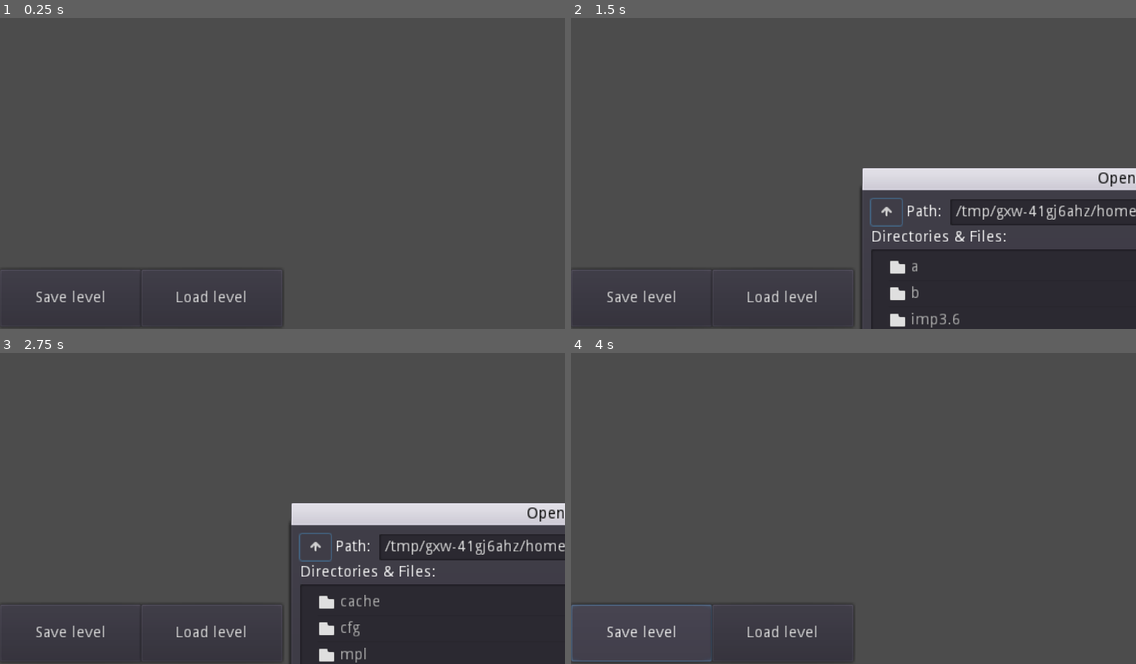
Above: before the commit, frames 1-4 (two rows, left to right).
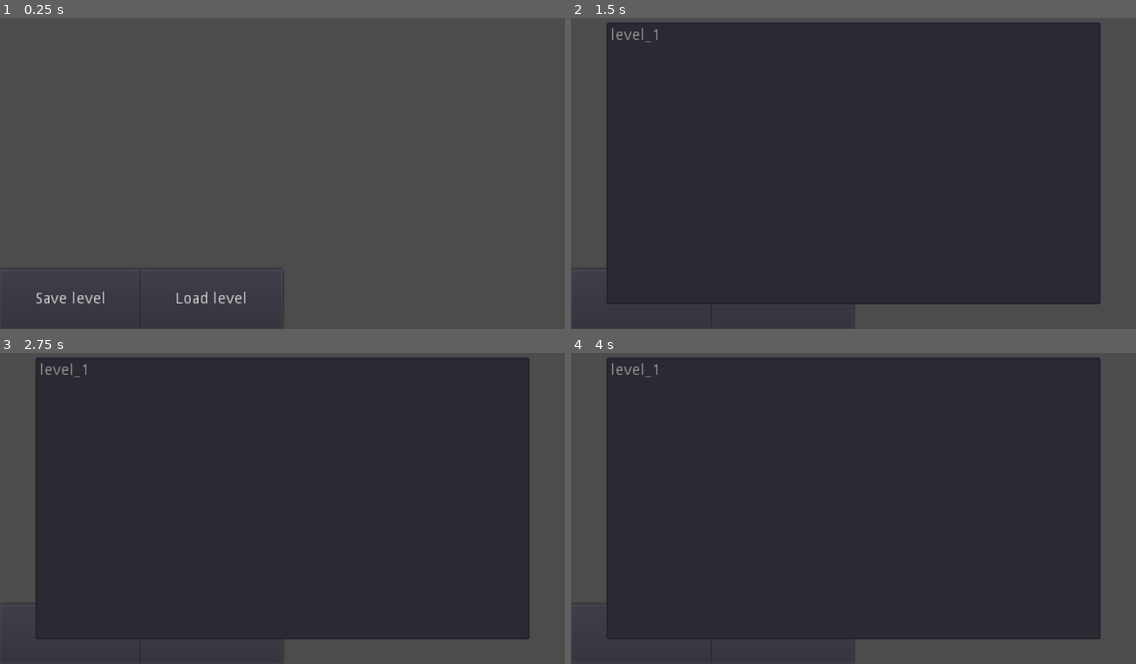
Above: after the commit, the same moments.

Repository: TaeKwonZeus/flow-godot
Game: Godot game, scene res://scenes/Main.tscn
The game is run twice, just before and just after one commit, with the same random seed, the same clock (stepped at 60 frames per second) and the same inputs.
Inputs (mouse positions are in pixels of both pictures, inside the frame that each line leads up to):
- Up to frame 1 (0.25 s): no input
- Up to frame 2 (1.5 s): click "Load level" at 0.5 s; click (887, 210) at 1.27 s
- Up to frame 3 (2.75 s): click (316, 545) at 2.02 s
- Up to frame 4 (4 s): click "Save level" at 2.75 s; hold D (move_right) from 3.53 s (still down); hold Z (undo) from 3.53 s (still down)

The runs differ from the first frame. In frame 1, 0.3% of the frame differs, in the area x 6-44%, y 87-92%; in frame 2, 66%; in frame 3, 66%; in frame 4, 77%, in the area x 0-94%, y 1-100%.
Error before the commit: Attempt to call function 'is_active' in base 'null instance' on a null instance. (res://scripts/grid/game_grid.gd:25)
Error after the commit: Attempt to call function 'is_active' in base 'null instance' on a null instance. (res://scripts/grid/game_grid.gd:28)

Commit message:
added listing level files

Diff:
--- a/main/levels/level_1.json
+++ b/main/levels/level_1.json
@@ -1 +1 @@
-[{"position":[-16,16],"rotation":0,"type":"Player"},{"position":[80,-16],"rotation":90,"type":"Straight"},{"position":[112,-16],"rotation":0,"type":"Corner"},{"position":[144,-16],"rotation":0,"type":"Corner"},{"position":[48,-16],"rotation":0,"type":"T"},{"position":[48,-48],"rotation":0,"type":"X"},{"position":[ …(138 unchanged characters)…
+[{"position":[48,-48],"rotation":0,"type":"Player"},{"position":[80,-16],"rotation":90,"type":"Straight"},{"position":[112,-16],"rotation":0,"type":"Corner"},{"position":[144,-16],"rotation":0,"type":"Corner"},{"position":[48,-80],"rotation":0,"type":"T"},{"position":[48,-112],"rotation":0,"type":"X"},{"position":[ …(138 unchanged characters)…
--- a/main/nodes/Brick.tscn
+++ /dev/null
@@ -1,23 +0,0 @@
-[gd_scene load_steps=3 format=2]
-
-[ext_resource path="res://sprites/brick.png" type="Texture" id=1]
-[ext_resource path="res://scripts/grid/blocks/objects/brick.gd" type="Script" id=2]
-
-
-
-
-
-
-
-
-
-
-
-
-[node name="Brick" type="Node2D"]
-script = ExtResource( 2 )
-
-[node name="Sprite" type="Sprite" parent="."]
-texture = ExtResource( 1 )
-
-[node name="Tween" type="Tween" parent="."]
--- a/main/nodes/Jar.tscn
+++ /dev/null
@@ -1,23 +0,0 @@
-[gd_scene load_steps=3 format=2]
-
-[ext_resource path="res://sprites/jar/jar_empty.png" type="Texture" id=1]
-[ext_resource path="res://scripts/grid/blocks/objects/jar.gd" type="Script" id=2]
-
-
-
-
-
-
-
-
-
-
-
-
-
-
-[node name="Jar" type="Node2D"]
-script = ExtResource( 2 )
-
-[node name="Sprite" type="Sprite" parent="."]
-texture = ExtResource( 1 )
--- a/main/nodes/Wall.tscn
+++ /dev/null
@@ -1,19 +0,0 @@
-[gd_scene load_steps=3 format=2]
-
-[ext_resource path="res://sprites/wall.png" type="Texture" id=1]
-[ext_resource path="res://scripts/grid/blocks/block.gd" type="Script" id=2]
-
-
-
-
-
-
-
-
-
-
-[node name="Wall" type="Node2D"]
-script = ExtResource( 2 )
-
-[node name="Sprite" type="Sprite" parent="."]
-texture = ExtResource( 1 )
--- /dev/null
+++ b/main/nodes/blocks/objects/Brick.tscn
@@ -0,0 +1,12 @@
+[gd_scene load_steps=3 format=2]
+
+[ext_resource path="res://scripts/grid/blocks/objects/brick.gd" type="Script" id=1]
+[ext_resource path="res://sprites/brick.png" type="Texture" id=2]
+
+[node name="Brick" type="Node2D"]
+script = ExtResource( 1 )
+
+[node name="Sprite" type="Sprite" parent="."]
+texture = ExtResource( 2 )
+
+[node name="Tween" type="Tween" parent="."]
--- /dev/null
+++ b/main/nodes/blocks/objects/Jar.tscn
@@ -0,0 +1,10 @@
+[gd_scene load_steps=3 format=2]
+
+[ext_resource path="res://scripts/grid/blocks/objects/jar.gd" type="Script" id=1]
+[ext_resource path="res://sprites/jar/jar_empty.png" type="Texture" id=2]
+
+[node name="Jar" type="Node2D"]
+script = ExtResource( 1 )
+
+[node name="Sprite" type="Sprite" parent="."]
+texture = ExtResource( 2 )
--- /dev/null
+++ b/main/nodes/blocks/objects/Wall.tscn
@@ -0,0 +1,10 @@
+[gd_scene load_steps=3 format=2]
+
+[ext_resource path="res://scripts/grid/blocks/block.gd" type="Script" id=1]
+[ext_resource path="res://sprites/wall.png" type="Texture" id=2]
+
+[node name="Wall" type="Node2D"]
+script = ExtResource( 1 )
+
+[node name="Sprite" type="Sprite" parent="."]
+texture = ExtResource( 2 )
--- /dev/null
+++ b/main/nodes/blocks/pipes/Straight.tscn
@@ -0,0 +1,12 @@
+[gd_scene load_steps=3 format=2]
+
+[ext_resource path="res://scripts/grid/blocks/pipes/straight_pipe.gd" type="Script" id=1]
+[ext_resource path="res://sprites/pipes/straight/straight_empty.png" type="Texture" id=2]
+
+[node name="Straight" type="Node2D"]
+script = ExtResource( 1 )
+
+[node name="Sprite" type="Sprite" parent="."]
+texture = ExtResource( 2 )
+
+[node name="Tween" type="Tween" parent="."]
--- /dev/null
+++ b/main/nodes/blocks/pipes/T.tscn
@@ -0,0 +1,12 @@
+[gd_scene load_steps=3 format=2]
+
+[ext_resource path="res://sprites/pipes/t/t_empty.png" type="Texture" id=1]
+[ext_resource path="res://scripts/grid/blocks/pipes/t_pipe.gd" type="Script" id=2]
+
+[node name="T" type="Node2D"]
+script = ExtResource( 2 )
+
+[node name="Sprite" type="Sprite" parent="."]
+texture = ExtResource( 1 )
+
+[node name="Tween" type="Tween" parent="."]
--- /dev/null
+++ b/main/nodes/blocks/pipes/X.tscn
@@ -0,0 +1,12 @@
+[gd_scene load_steps=3 format=2]
+
+[ext_resource path="res://sprites/pipes/x/x_empty.png" type="Texture" id=1]
+[ext_resource path="res://scripts/grid/blocks/pipes/x_pipe.gd" type="Script" id=2]
+
+[node name="X" type="Node2D"]
+script = ExtResource( 2 )
+
+[node name="Sprite" type="Sprite" parent="."]
+texture = ExtResource( 1 )
+
+[node name="Tween" type="Tween" parent="."]
--- a/main/nodes/pipes/Straight.tscn
+++ /dev/null
@@ -1,12 +0,0 @@
-[gd_scene load_steps=3 format=2]
-
-[ext_resource path="res://sprites/pipes/straight/straight_empty.png" type="Texture" id=1]
-[ext_resource path="res://scripts/grid/blocks/pipes/straight_pipe.gd" type="Script" id=2]
-
-[node name="Straight" type="Node2D"]
-script = ExtResource( 2 )
-
-[node name="Sprite" type="Sprite" parent="."]
-texture = ExtResource( 1 )
-
-[node name="Tween" type="Tween" parent="."]
--- a/main/nodes/pipes/T.tscn
+++ /dev/null
@@ -1,12 +0,0 @@
-[gd_scene load_steps=3 format=2]
-
-[ext_resource path="res://scripts/grid/blocks/pipes/t_pipe.gd" type="Script" id=1]
-[ext_resource path="res://sprites/pipes/t/t_empty.png" type="Texture" id=2]
-
-[node name="T" type="Node2D"]
-script = ExtResource( 1 )
-
-[node name="Sprite" type="Sprite" parent="."]
-texture = ExtResource( 2 )
-
-[node name="Tween" type="Tween" parent="."]
--- a/main/nodes/pipes/X.tscn
+++ /dev/null
@@ -1,12 +0,0 @@
-[gd_scene load_steps=3 format=2]
-
-[ext_resource path="res://scripts/grid/blocks/pipes/x_pipe.gd" type="Script" id=1]
-[ext_resource path="res://sprites/pipes/x/x_empty.png" type="Texture" id=2]
-
-[node name="X" type="Node2D"]
-script = ExtResource( 1 )
-
-[node name="Sprite" type="Sprite" parent="."]
-texture = ExtResource( 2 )
-
-[node name="Tween" type="Tween" parent="."]
--- a/main/scenes/Main.tscn
+++ b/main/scenes/Main.tscn
@@ -1,6 +1,7 @@
-[gd_scene load_steps=2 format=2]
+[gd_scene load_steps=3 format=2]
 
 [ext_resource path="res://scripts/grid/game_grid.gd" type="Script" id=1]
+[ext_resource path="res://scripts/ui/load_list_loader.gd" type="Script" id=2]
 
 [node name="Main" type="Node2D"]
 
@@ -12,8 +13,10 @@
 zoom = Vector2( 0.5, 0.5 )
 
 [node name="UI" type="Control" parent="."]
-margin_right = 40.0
-margin_bottom = 40.0
+anchor_left = 1.0
+anchor_top = 1.0
+anchor_right = 1.0
+anchor_bottom = 1.0
 __meta__ = {
 "_edit_use_anchors_": false
 }
@@ -22,7 +25,7 @@
 margin_left = -256.0
 margin_top = 96.0
 margin_right = -128.0
-margin_bottom = 148.0
+margin_bottom = 150.0
 text = "Save level"
 __meta__ = {
 "_edit_use_anchors_": false
@@ -31,10 +34,22 @@
 [node name="Load" type="Button" parent="UI"]
 margin_left = -128.0
 margin_top = 96.0
-margin_bottom = 148.0
+margin_bottom = 150.0
 text = "Load level"
 __meta__ = {
 "_edit_use_anchors_": false
 }
+
+[node name="LoadList" type="ItemList" parent="UI"]
+visible = false
+margin_left = -224.0
+margin_top = -128.0
+margin_right = 224.0
+margin_bottom = 128.0
+script = ExtResource( 2 )
+__meta__ = {
+"_edit_use_anchors_": false
+}
+[connection signal="load_requested" from="GameGrid" to="UI/LoadList" method="load_items"]
 [connection signal="pressed" from="UI/Save" to="GameGrid" method="export_to_json"]
 [connection signal="pressed" from="UI/Load" to="GameGrid" method="load_from_json"]
--- /dev/null
+++ b/main/scenes/Menu.tscn
@@ -0,0 +1,20 @@
+[gd_scene format=2]
+
+[node name="Menu" type="Control"]
+anchor_right = 1.0
+anchor_bottom = 1.0
+margin_left = 512.0
+margin_top = 300.0
+margin_right = -512.0
+margin_bottom = -300.0
+rect_rotation = 0.079071
+__meta__ = {
+"_edit_use_anchors_": false
+}
+
+[node name="Button" type="Button" parent="."]
+margin_right = 192.0
+margin_bottom = 20.0
+__meta__ = {
+"_edit_use_anchors_": false
+}
--- a/main/scripts/grid/blocks/objects/player.gd
+++ b/main/scripts/grid/blocks/objects/player.gd
@@ -19,7 +19,7 @@
 func _handle_movement():
 	var direction = _movement_input() * WORLD_MODIFIER
 
-	if direction != Vector2.ZERO:
+	if not direction == Vector2.ZERO:
 		grid.request_move(position, direction)
 
 
--- a/main/scripts/grid/blocks/objects/reservoir.gd
+++ b/main/scripts/grid/blocks/objects/reservoir.gd
@@ -15,5 +15,5 @@
 	var pos_below = grid.get_pos(self) + Vector2.DOWN * WORLD_MODIFIER
 	var output = grid.find_block_at_position(pos_below)
 
-	if output != null and output is Pipe:
+	if not output == null and output is Pipe:
 		output.activate(grid.get_pos(self))
--- a/main/scripts/grid/blocks/pipes/pipe.gd
+++ b/main/scripts/grid/blocks/pipes/pipe.gd
@@ -25,9 +25,9 @@
 		var global = own_pos + output
 		var block = grid.find_block_at_position(global)
 
-		if block != null and block.is_pipe:
+		if not block == null and block.is_pipe:
 			block.activate(own_pos)
-		elif block != null and block is Jar:
+		elif not block == null and block is Jar:
 			print("Yay")
 		elif block == null:
 			print("Lol don't leak")
--- a/main/scripts/grid/game_grid.gd
+++ b/main/scripts/grid/game_grid.gd
@@ -2,16 +2,18 @@
 extends Node2D
 
 
+signal load_requested(path)
+
 const TYPE_MATCH = {
-	"Player": preload("res://nodes/Player.tscn"),
-	"Reservoir": preload("res://nodes/Reservoir.tscn"),
-	"Jar": preload("res://nodes/Jar.tscn"),
-	"Brick": preload("res://nodes/Brick.tscn"),
-	"Wall": preload("res://nodes/Wall.tscn"),
-	"Straight": preload("res://nodes/pipes/Straight.tscn"),
-	"Corner": preload("res://nodes/pipes/Corner.tscn"),
-	"T": preload("res://nodes/pipes/T.tscn"),
-	"X": preload("res://nodes/pipes/X.tscn"),
+	"Player": preload("res://nodes/blocks/objects/Player.tscn"),
+	"Reservoir": preload("res://nodes/blocks/objects/Reservoir.tscn"),
+	"Jar": preload("res://nodes/blocks/objects/Jar.tscn"),
+	"Brick": preload("res://nodes/blocks/objects/Brick.tscn"),
+	"Wall": preload("res://nodes/blocks/objects/Wall.tscn"),
+	"Straight": preload("res://nodes/blocks/pipes/Straight.tscn"),
+	"Corner": preload("res://nodes/blocks/pipes/Corner.tscn"),
+	"T": preload("res://nodes/blocks/pipes/T.tscn"),
+	"X": preload("res://nodes/blocks/pipes/X.tscn"),
 }
 
 export var path = "res://levels/"
@@ -19,6 +21,7 @@
 var leaks = 0
 var _blocks = {}
 onready var player_tween = get_node("Player/Tween")
+onready var ui = get_parent().get_node("UI")
 
 
 func _process(_delta):
@@ -39,12 +42,12 @@
 	var ray = pos
 	var current = find_block_at_position(ray)
 
-	while current != null:
+	while not current == null:
 		output.append(current)
 		ray += direction
 		current = find_block_at_position(ray)
 
-		if current != null and !current is MoveableBlock:
+		if not current == null and not current is MoveableBlock:
 			return null
 
 	return output
@@ -79,16 +82,7 @@
 
 
 func load_from_json():
-	var dialog = FileDialog.new()
-	add_child(dialog)
-	dialog.rect_min_size = Vector2(500, 500)
-	dialog.access = FileDialog.ACCESS_FILESYSTEM
-	dialog.mode = FileDialog.MODE_OPEN_FILE
-	dialog.add_filter("*.json; JSON File")
-
-	dialog.connect("file_selected", self, "on_load_from_json")
-	dialog.connect("popup_hide", dialog, "queue_free")
-	dialog.popup()
+	emit_signal("load_requested", path)
 
 
 func on_load_from_json(filename):
@@ -118,7 +112,7 @@
 
 
 func set_pos(obj, pos):
-	if !obj in _blocks:
+	if not obj in _blocks:
 		_blocks[obj] = []
 	_blocks[obj].append(pos)
 
--- /dev/null
+++ b/main/scripts/ui/load_list_loader.gd
@@ -0,0 +1,20 @@
+extends ItemList
+
+
+export var extension = ".json"
+
+
+func load_items(path):
+	show()
+	var dir = Directory.new()
+
+	if dir.open(path) == OK:
+		dir.list_dir_begin()
+		var file_name = dir.get_next()
+		while not file_name == "":
+			if not dir.current_is_dir() and file_name.ends_with(extension):
+				var display_name = file_name
+				add_item(display_name.trim_suffix(extension))
+			file_name = dir.get_next()
+	else:
+		print("An error occurred when trying to access the path.")
Renamed: main/nodes/Player.tscn -> main/nodes/blocks/objects/Player.tscn
Renamed: main/nodes/Reservoir.tscn -> main/nodes/blocks/objects/Reservoir.tscn
Renamed: main/nodes/pipes/Corner.tscn -> main/nodes/blocks/pipes/Corner.tscn
